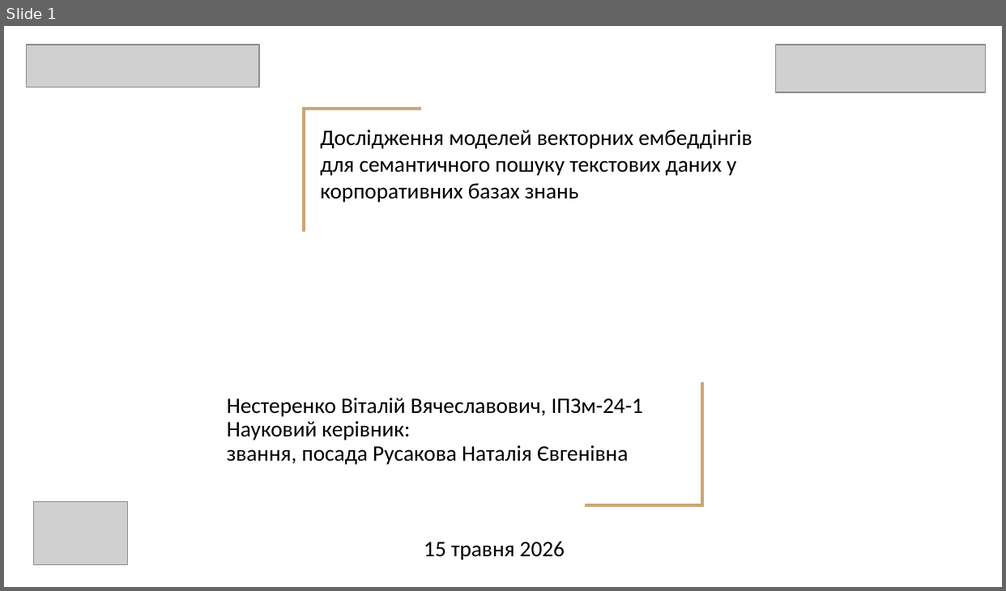
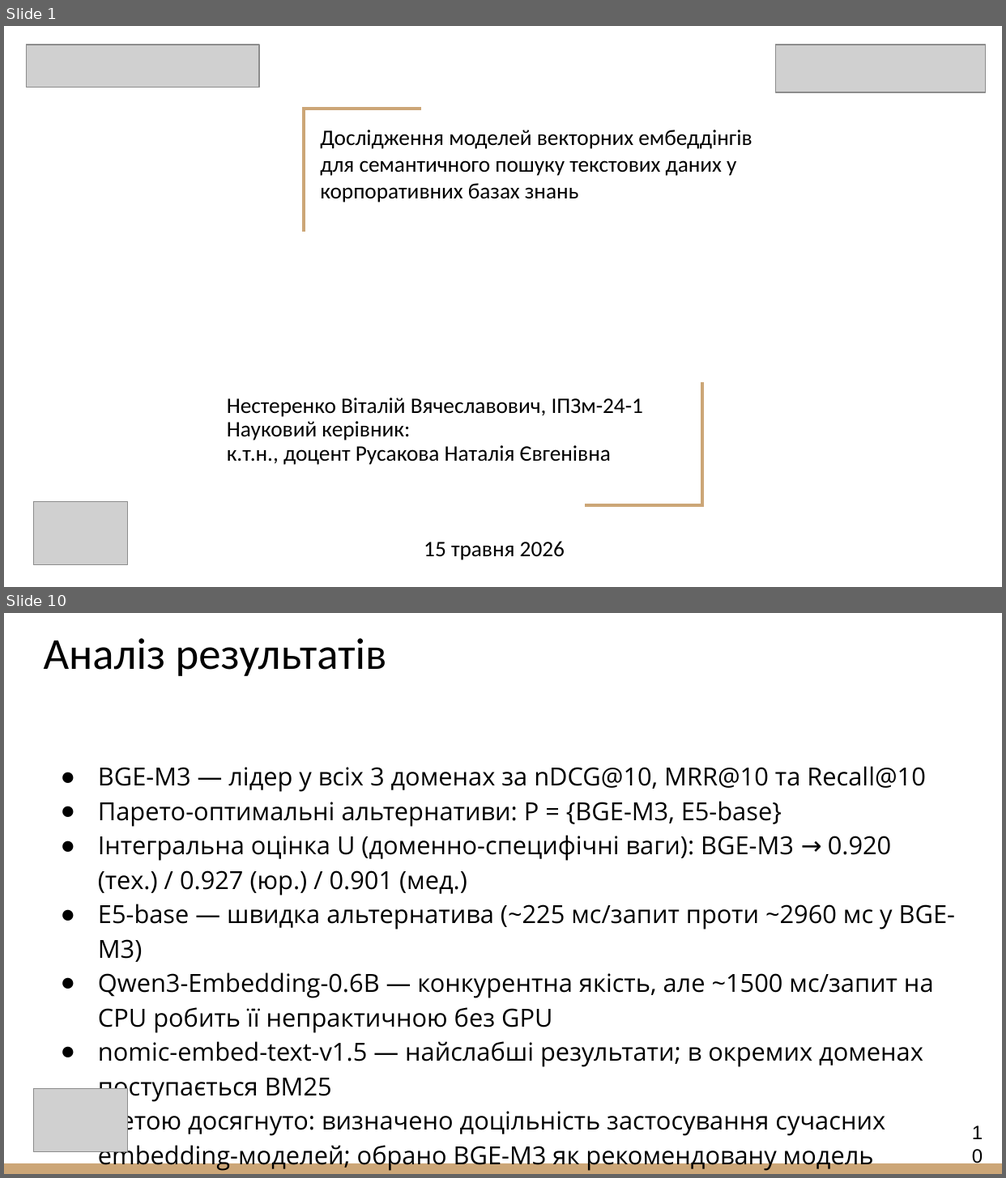
Before and after one commit to vitaliinnest/kb-semantic-search-benchmark, a slide deck: Nesterenko_Presentation.pptx. Shown one above the other, each under a label of ours: slide 1 before the commit, slides 1 and 10 after it; the slides between them are not shown. The pictures are 1006x591 and 1006x1178 pixels, drawn with LibreOffice and Linux fonts; fonts in the diff are those of the drawing; grey boxes stand for pictures. Boxes give left, top, right and bottom in pixels: in the first picture for what was removed or moved away, otherwise in the second. Text is boxed around its words. In the diff, an @@ line names an element or a change of style, - is before the commit and + after.

```diff
--- a/Nesterenko_Presentation.pptx
+++ b/Nesterenko_Presentation.pptx
@@ slide 10 added at [4,613,1002,1174], background #FFFFFF @@
@@ title added at [44,638,387,676], 32 pt, text #000000 @@
+Аналіз результатів
@@ text added at [98,766,955,1171], 18 pt, text #000000 @@
+● BGE-M3 — лідер у всіх 3 доменах за nDCG@10, MRR@10 та Recall@10
+● Парето-оптимальні альтернативи: P = {BGE-M3, E5-base}
+● Інтегральна оцінка U (доменно-специфічні ваги): BGE-M3 → 0.920 (тех.) / 0.927 (юр.) / 0.901 (мед.)
+● E5-base — швидка альтернатива (~225 мс/запит проти ~2960 мс у BGE-M3)
+● Qwen3-Embedding-0.6B — конкурентна якість, але ~1500 мс/запит на CPU робить її непрактичною без GPU
+● nomic-embed-text-v1.5 — найслабші результати; в окремих доменах поступається BM25
+● Метою досягнуто: визначено доцільність застосування сучасних embedding-моделей; обрано BGE-M3 як рекомендовану модель
@@ picture added at [33,1089,127,1153] @@
@@ page number added at [962,1116,993,1150], 14 pt, text #000000 @@
+10
@@ rectangle added at [4,1164,1002,1174], fill #CCA677 @@
@@ slide 1 changed as well @@
@@ subtitle at [227,446,611,465]: text changed @@
-звання, посада Русакова Наталія Євгенівна
+к.т.н., доцент Русакова Наталія Євгенівна
```
Also in this commit, not shown: 2 other slides changed, 8 other slides added, 9 slides removed, 1 other file.
